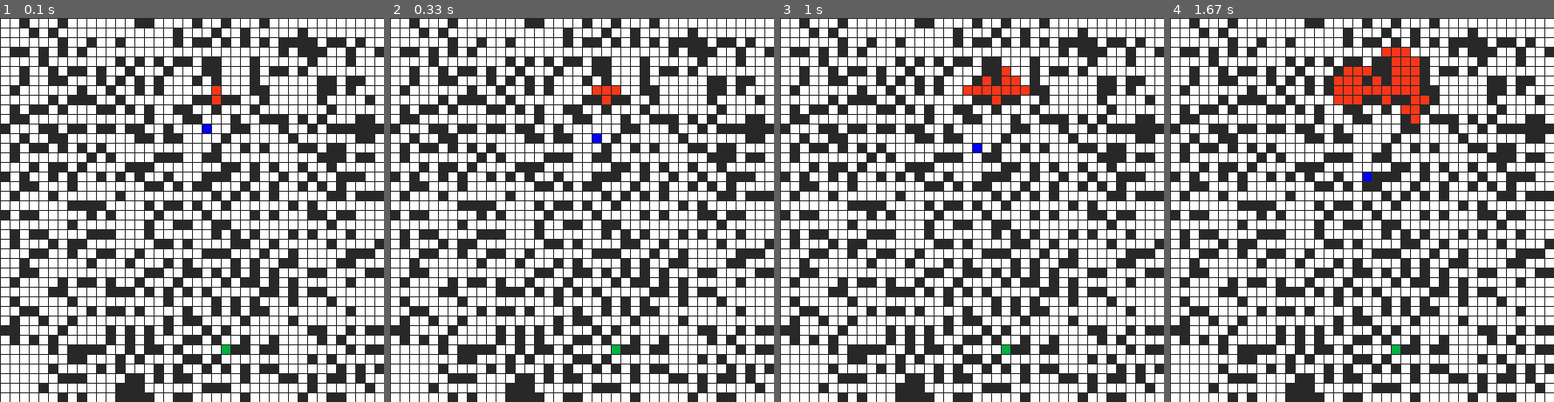
Above: before the commit, frames 1-4 (left to right).
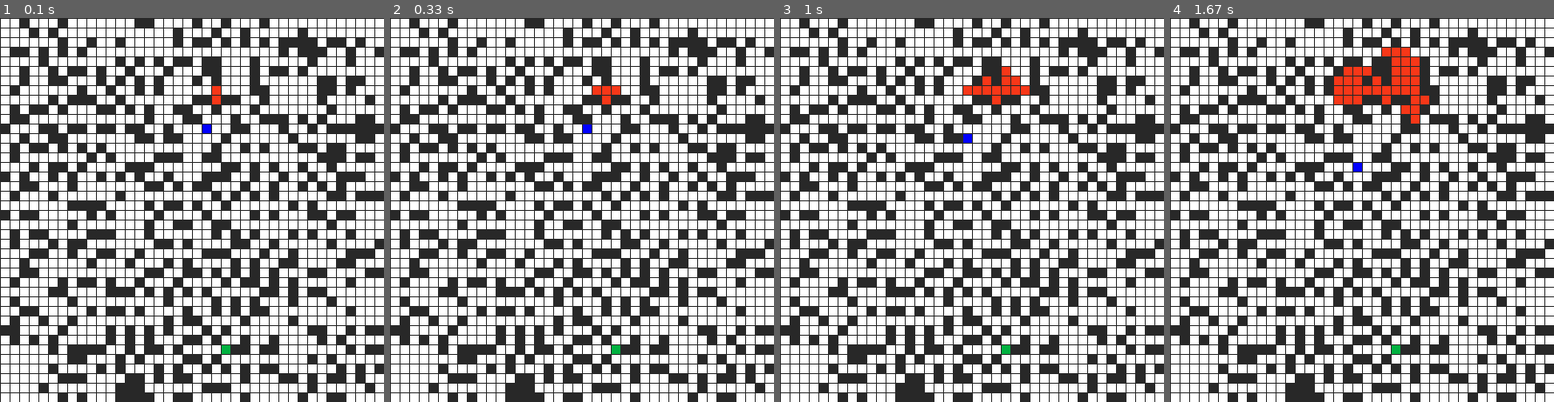
Above: after the commit, the same moments.

Repository: VarunVekaria/bot_traverse
Game: pygame game, started from bfs4.py
The game is run twice, just before and just after one commit, with the same random seed, the same clock (stepped at 60 frames per second) and the same inputs.
Inputs:
- Up to frame 1 (0.1 s): no input
- Up to frame 2 (0.33 s): no input
- Up to frame 3 (1 s): no input
- Up to frame 4 (1.67 s): no input

Frame 1 is identical in both runs. In frame 2, 0.1% of the frame differs, in the area x 50-55%, y 27-33%; in frame 3, 0.1%; in frame 4, 0.1%.

Commit message:
minor error fix

Diff:
--- a/bfs4.py
+++ b/bfs4.py
@@ -1,3 +1,3 @@
 import random
 from pygame_interface import run_pygame_gui
-run_pygame_gui(40, q=random.random(), bot_called= 2)
+run_pygame_gui(40, q=random.random(), bot_called= 4)
--- a/pygame_interface.py
+++ b/pygame_interface.py
@@ -62,7 +62,7 @@
         if bot_called == 3:
             bot_location, button_pressed, path = move_bot_bfs3(matrix, bot_location, button_location, fire_cells)
         if bot_called == 4:
-            bot_location, button_pressed = move_bot_dijkstra_multiple(matrix, bot_location, button_location, fire_cells)
+            bot_location, button_pressed, path = move_bot_dijkstra_multiple(matrix, bot_location, button_location, fire_cells)
 
         if path and bot_called == 1:
             bot_location = path[current_step]
